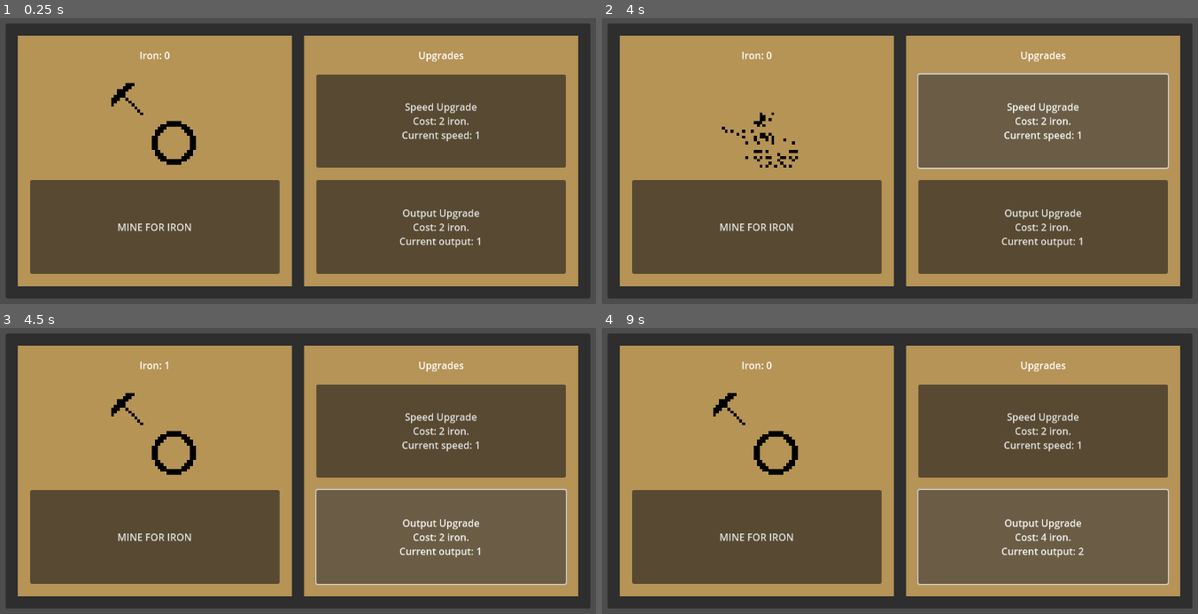
Above: before the commit, frames 1-4 (two rows, left to right).
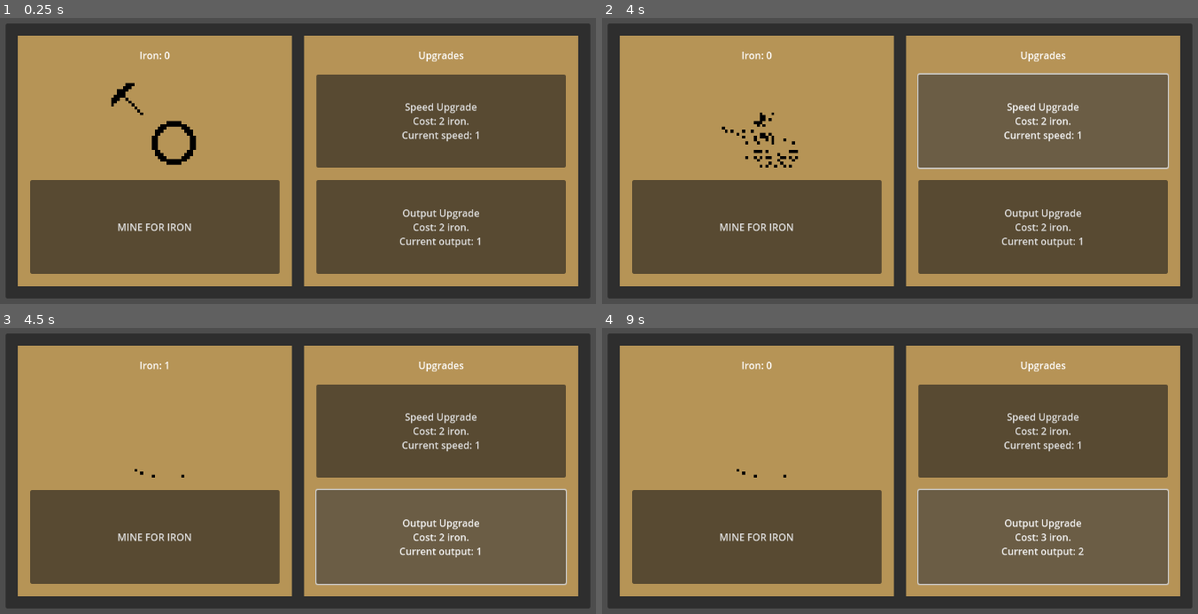
Above: after the commit, the same moments.

Repository: barbarrison/IncGame
Game: Godot game, scene res://Scenes/main.tscn
Two runs of this game, one before a commit and one after it. Both use one fixed random seed, a clock stepped at 60 frames per second and the inputs below.
Inputs:
- Up to frame 1 (0.25 s): no input
- Up to frame 2 (4 s): click "Output Upgrade Cost: 2 iron. …" at 0.5 s; click "MINE FOR IRON" at 1.25 s; click "Speed Upgrade Cost: 2 iron. C…" at 2 s; click "MINE FOR IRON" at 2.75 s; click "Speed Upgrade Cost: 2 iron. C…" at 3.5 s
- Up to frame 3 (4.5 s): click "Output Upgrade Cost: 2 iron. …" at 4.25 s
- Up to frame 4 (9 s): click "MINE FOR IRON" at 5 s; click "Speed Upgrade Cost: 2 iron. C…" at 5.75 s; click "Output Upgrade Cost: 2 iron. …" at 6.5 s; tap Enter at 8.75 s

Frames 1-2 are identical in both runs. In frame 3, 0.6% of the frame differs, in the area x 18-33%, y 22-53%; in frame 4, 0.6%, in the area x 18-75%, y 22-75%.

Commit message:
UpgradeCost
Edited the cost of the output upgrade

Diff:
--- a/Scenes/main.gd
+++ b/Scenes/main.gd
@@ -31,7 +31,7 @@
 	if iron >= output_cost:
 		iron -= output_cost
 		iron_output += 1
-		output_cost = output_cost*2
+		output_cost += 1
 		updateText()
 
 func _on_speed_upgrade_pressed() -> void:
--- a/Scenes/main.tscn
+++ b/Scenes/main.tscn
@@ -40,7 +40,7 @@
 
 [sub_resource type="Animation" id="Animation_6ml46"]
 resource_name = "Mine"
-length = 3.0
+length = 2.9
 step = 0.1
 tracks/0/type = "value"
 tracks/0/imported = false
@@ -49,10 +49,10 @@
 tracks/0/interp = 1
 tracks/0/loop_wrap = true
 tracks/0/keys = {
-"times": PackedFloat32Array(0, 0.1, 0.2, 0.3, 0.4, 0.5, 0.6, 0.7, 0.8, 0.9, 1, 1.1, 1.2, 1.3, 1.4, 1.5, 1.6, 1.7, 1.8, 1.9, 2, 2.1, 2.2, 2.3, 2.4, 2.5, 2.6, 2.7, 2.7001, 2.8, 2.8001, 2.8002, 2.9, 3),
-"transitions": PackedFloat32Array(1, 1, 1, 1, 1, 1, 1, 1, 1, 1, 1, 1, 1, 1, 1, 1, 1, 1, 1, 1, 1, 1, 1, 1, 1, 1, 1, 1, 1, 1, 1, 1, 1, 1),
+"times": PackedFloat32Array(0, 0.1, 0.2, 0.3, 0.4, 0.5, 0.6, 0.7, 0.8, 0.9, 1, 1.1, 1.2, 1.3, 1.4, 1.5, 1.6, 1.7, 1.8, 1.9, 2, 2.1, 2.2, 2.3, 2.4, 2.5, 2.6, 2.7, 2.7001, 2.8, 2.8001, 2.8002, 2.9),
+"transitions": PackedFloat32Array(1, 1, 1, 1, 1, 1, 1, 1, 1, 1, 1, 1, 1, 1, 1, 1, 1, 1, 1, 1, 1, 1, 1, 1, 1, 1, 1, 1, 1, 1, 1, 1, 1),
 "update": 1,
-"values": [ExtResource("1_7k868"), ExtResource("2_hpc6h"), E …(723 unchanged characters)… rce("29_1semv"), ExtResource("30_2060n"), ExtResource("1_7k868")]
+"values": [ExtResource("1_7k868"), ExtResource("2_hpc6h"), E …(723 unchanged characters)… rce("29_1semv"), ExtResource("30_2060n")]
 }
 
 [sub_resource type="Animation" id="Animation_qax2n"]
